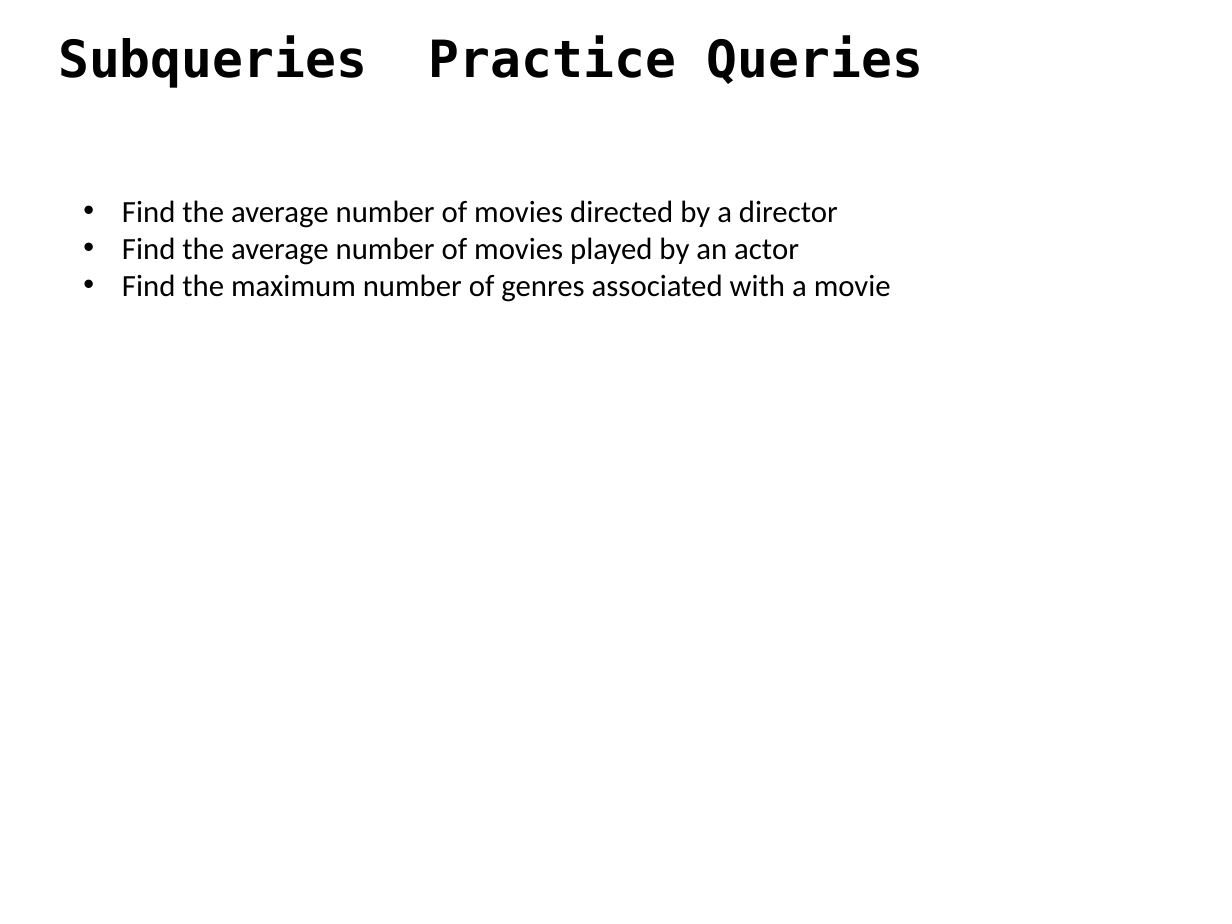
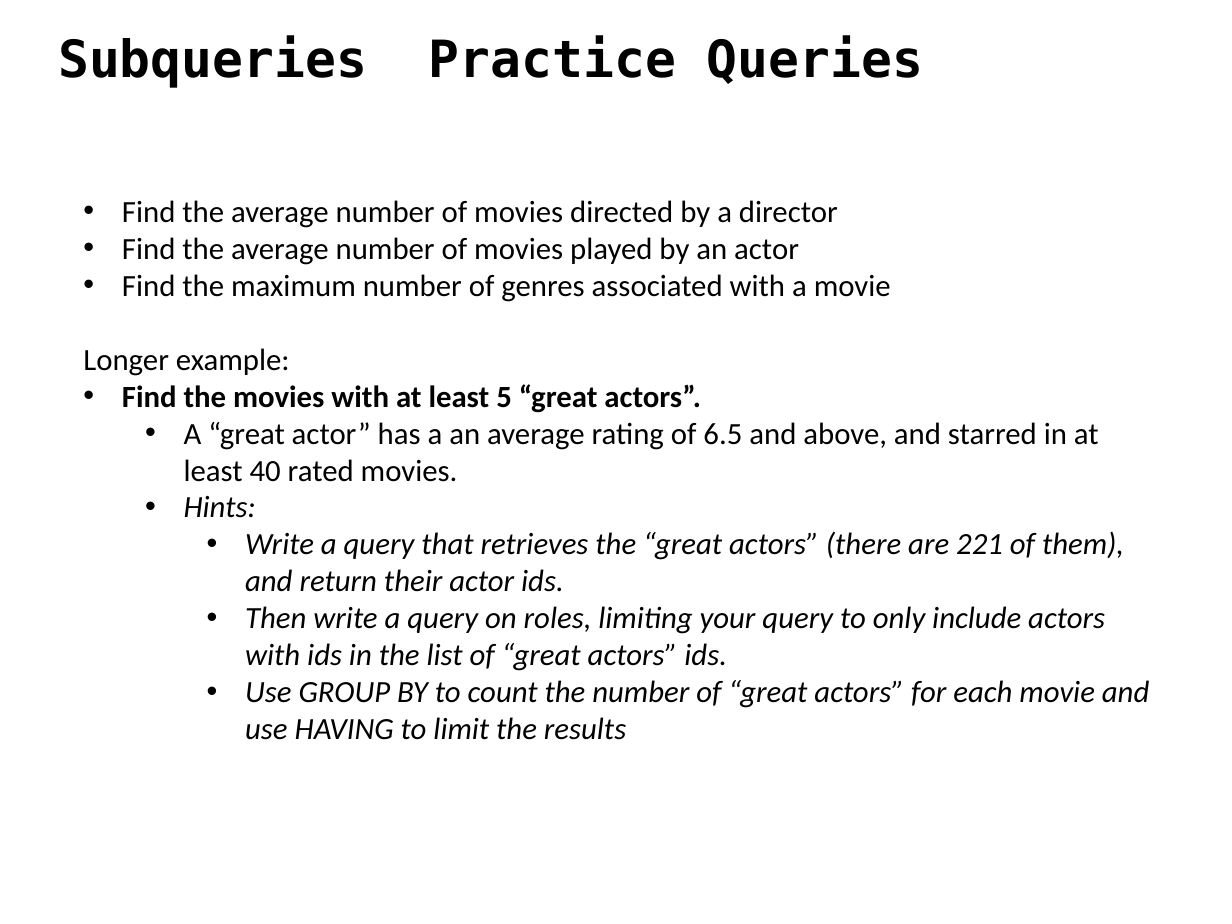
Before and after one commit to ipeirotis/dealing_with_data, a slide deck: slide 59 of 02-SQL/C-SQL.pptx (slide 54 before the commit). Drawn at 1232x924 pixels with LibreOffice and Linux fonts; fonts in the diff are those of the drawing. Boxes give left, top, right and bottom in pixels: in the first picture for what was removed or moved away, otherwise in the second. Text is boxed around its words. In the diff, an @@ line names an element or a change of style, - is before the commit and + after.

Commit message:
Added CASE, ANY, ALL and examples

```diff
--- a/02-SQL/C-SQL.pptx
+++ b/02-SQL/C-SQL.pptx
@@ text at (83,348,1149,740): paragraphs added @@
+Longer example:
+• Find the movies with at least 5 “great actors”.
+  • A “great actor” has a an average rating of 6.5 and above, and starred in at least 40 rated movies.
+  • Hints:
+    • Write a query that retrieves the “great actors” (there are 221 of them), and return their actor ids.
+    • Then write a query on roles, limiting your query to only include actors with ids in the list of “great actors” ids.
+    • Use GROUP BY to count the number of “great actors” for each movie and use HAVING to limit the results
```
Also in this commit, not shown: 2 other slides changed, 9 slides added.
